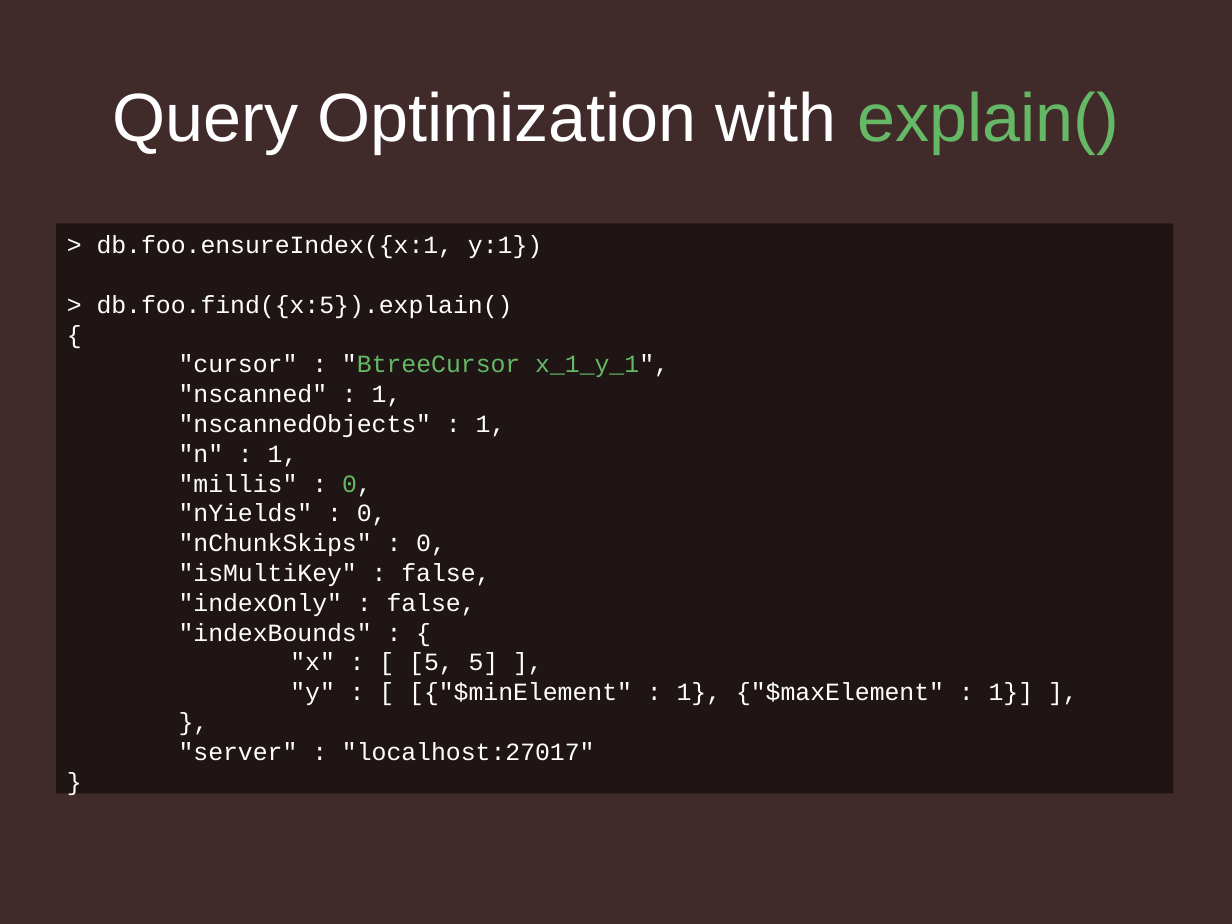
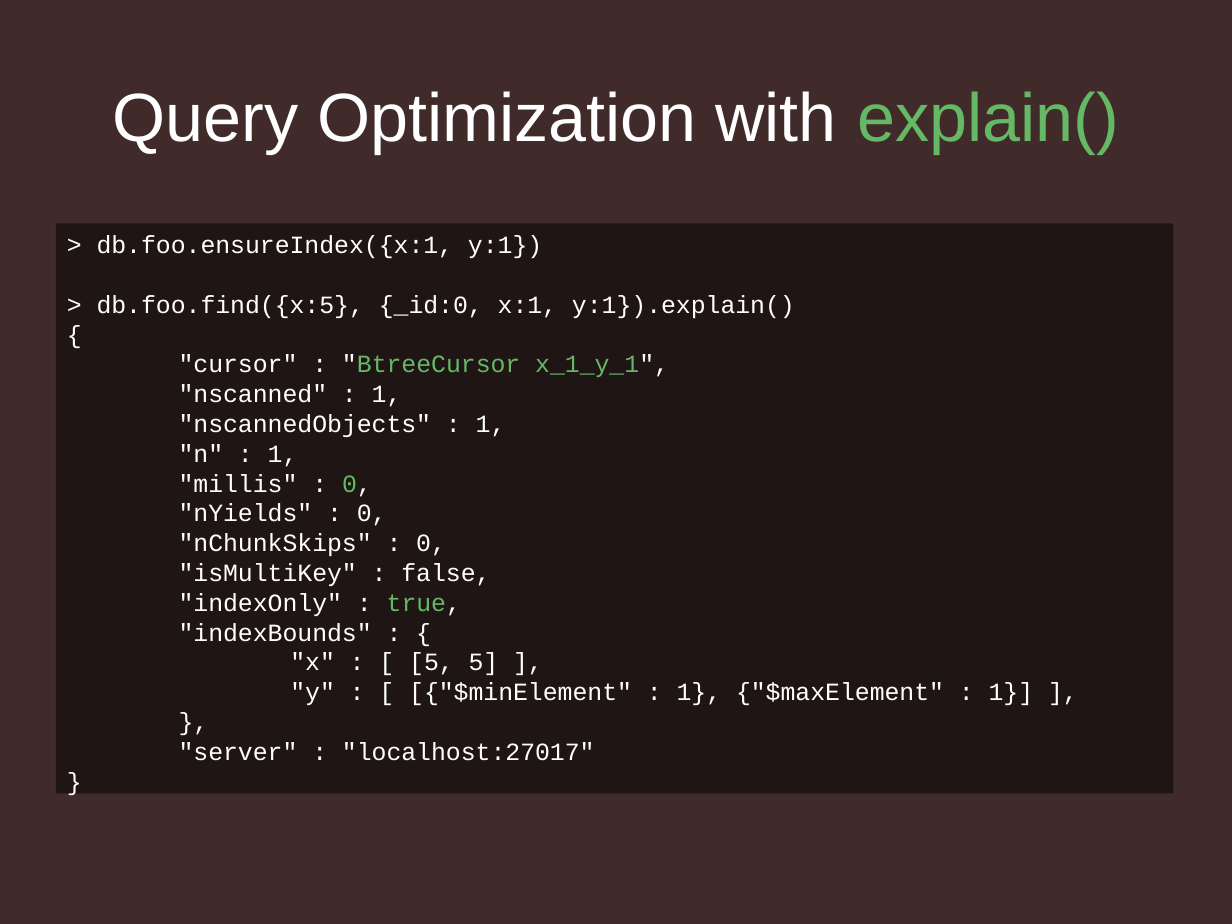
Before and after one commit to jmikola/slides, a slide deck: slide 26 of 20120607-symfony_live/mongodb/using_mongodb_responsibly.odp. Drawn at 1232x924 pixels with LibreOffice and Linux fonts; fonts in the diff are those of the drawing; background and template pictures are left out. Boxes give left, top, right and bottom in pixels: in the first picture for what was removed or moved away, otherwise in the second. Text is boxed around its words. In the diff, an @@ line names an element or a change of style, - is before the commit and + after.

```diff
--- a/20120607-symfony_live/mongodb/using_mongodb_responsibly.odp
+++ b/20120607-symfony_live/mongodb/using_mongodb_responsibly.odp
@@ text in rectangle at (97,295,795,318): text changed @@
-> db.foo.find({x:5}).explain()
+> db.foo.find({x:5}, {_id:0, x:1, y:1}).explain()
@@ text in rectangle at (179,593,461,616): text changed @@
-"indexOnly" : false,
+"indexOnly" : true,
```
Also in this commit, not shown: 10 other slides changed, 1 other file.
